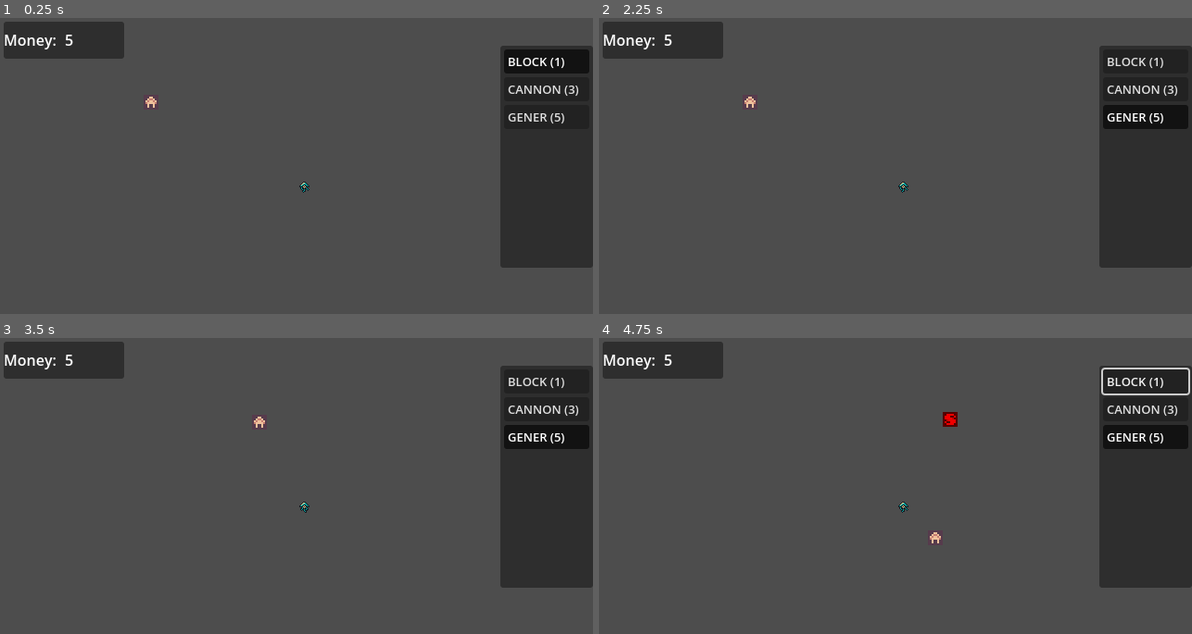
Above: before the commit, frames 1-4 (two rows, left to right).
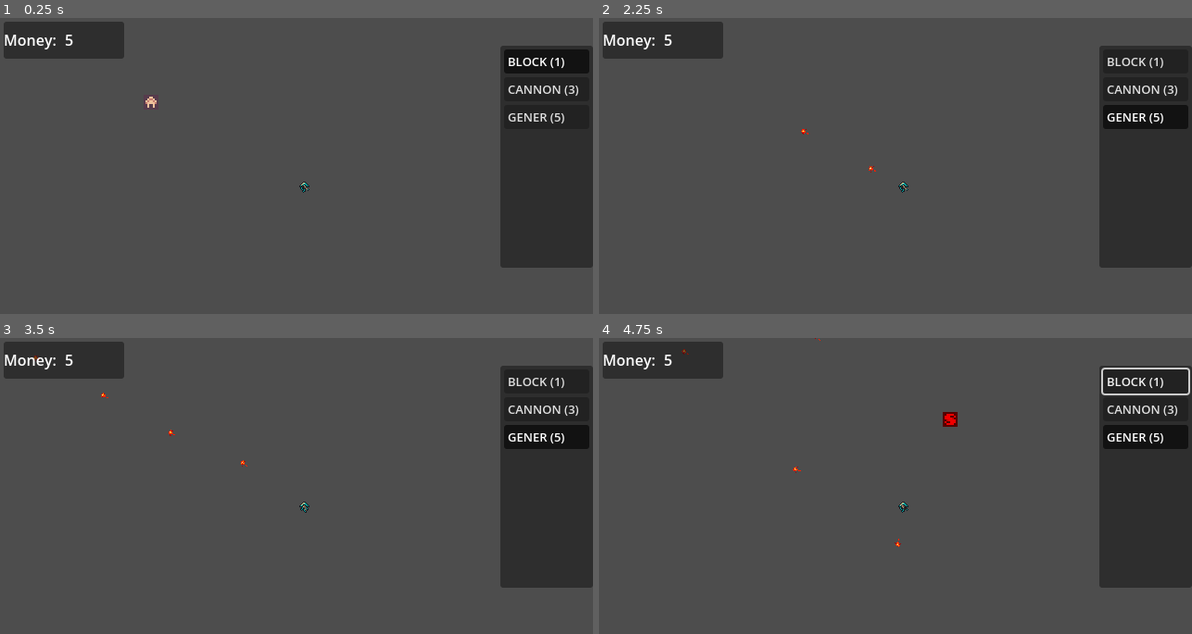
Above: after the commit, the same moments.

Repository: Befrimon/SpaceJourney
Game: Godot game, scene res://scenes/main.tscn
Two runs of this game, one before a commit and one after it. Both use one fixed random seed, a clock stepped at 60 frames per second and the inputs below.
Inputs (mouse positions are in pixels of both pictures, inside the frame that each line leads up to):
- Up to frame 1 (0.25 s): no input
- Up to frame 2 (2.25 s): click "BLOCK (1)" at 0.5 s; click "CANNON (3)" at 1.25 s; click "GENER (5)" at 2 s
- Up to frame 3 (3.5 s): move the mouse to (148, 420) at 2.77 s; hold D (right) from 2.78 s (still down); click (148, 420) at 2.85 s
- Up to frame 4 (4.75 s): move the mouse to (776, 500) at 3.52 s; release D (right) at 3.53 s; hold S (down) 3.53-4.28 s; right-click (776, 500) at 3.6 s; move the mouse to (954, 420) at 4.27 s; hold D (right) from 4.28 s (still down); tap Tab (switch_build) at 4.35 s

The runs differ from the first frame. In frame 1, less than 0.1% of the frame differs, in the area x 50-53%, y 56-59%; in frame 2, less than 0.1%; in frame 3, less than 0.1%, in the area x 5-52%, y 5-59%; in frame 4, less than 0.1%.

Commit message:
Add move for enemies and rotation for enemy's cannons

Diff:
--- a/resources/tile/block.tres
+++ b/resources/tile/block.tres
@@ -5,7 +5,7 @@
 
 [sub_resource type="AtlasTexture" id="AtlasTexture_id3vc"]
 atlas = ExtResource("2_abvub")
-region = Rect2(32, 16, 8, 8)
+region = Rect2(8, 8, 8, 8)
 
 [resource]
 script = ExtResource("1_qxnln")
--- a/scenes/enemy.tscn
+++ b/scenes/enemy.tscn
@@ -2,6 +2,7 @@
 
 [ext_resource type="Texture2D" uid="uid://ctebowhhru6yr" path="res://assets/s4m_ur4i_huge-assetpack(3)/s4m_ur4i_huge-assetpack-animals.png" id="1_7p1mj"]
 [ext_resource type="Script" uid="uid://dupy7nowutlkq" path="res://scripts/enemy.gd" id="1_md0e3"]
+[ext_resource type="PackedScene" uid="uid://b67pb5cwowwcb" path="res://scenes/cannon.tscn" id="3_4ra3w"]
 
 [sub_resource type="CircleShape2D" id="CircleShape2D_7p1mj"]
 radius = 6.0
@@ -42,6 +43,9 @@
 "speed": 8.0
 }]
 
+[sub_resource type="CircleShape2D" id="CircleShape2D_4ra3w"]
+radius = 160.0
+
 [node name="Enemy" type="CharacterBody2D" unique_id=753393108]
 collision_layer = 2
 collision_mask = 2
@@ -55,4 +59,14 @@
 autoplay = "default"
 frame_progress = 0.4581044
 
+[node name="Cannon" parent="." unique_id=881392516 instance=ExtResource("3_4ra3w")]
+
+[node name="Area2D" type="Area2D" parent="." unique_id=1569746492]
+
+[node name="CollisionShape2D" type="CollisionShape2D" parent="Area2D" unique_id=34079445]
+shape = SubResource("CircleShape2D_4ra3w")
+debug_color = Color(0.9990899, 0, 0.13691387, 0.41960785)
+
 [connection signal="hit" from="." to="." method="_on_hit"]
+[connection signal="body_entered" from="Area2D" to="." method="_on_area_2d_body_entered"]
+[connection signal="body_exited" from="Area2D" to="." method="_on_area_2d_body_exited"]
--- a/scenes/ship.tscn
+++ b/scenes/ship.tscn
@@ -8,9 +8,12 @@
 [sub_resource type="ButtonGroup" id="ButtonGroup_tfsc7"]
 allow_unpress = true
 
-[node name="Ship" type="CharacterBody2D" unique_id=65887]
+[node name="Ship" type="CharacterBody2D" unique_id=65887 node_paths=PackedStringArray("preview_container")]
 scale = Vector2(2, 2)
 script = ExtResource("1_2gnfn")
+preview_container = NodePath("PreviewContainer")
+
+[node name="PreviewContainer" type="Node2D" parent="." unique_id=1133813455]
 
 [node name="Root" parent="." unique_id=1511329894 instance=ExtResource("2_4tobq")]
 is_root = true
--- a/scripts/cannon.gd
+++ b/scripts/cannon.gd
@@ -5,12 +5,21 @@
 @export var timer: Timer = null
 
 var bullet: PackedScene = preload("uid://6iumdjknhmpy")
+var enabled: bool = true
 
 func _ready() -> void:
 	timer.wait_time = data.delay
 
-func _process(delta: float) -> void:
-	look_at(get_global_mouse_position())
+func _process(_delta: float) -> void:
+	if is_player:
+		look_at(get_global_mouse_position())
+	else:
+		look_at(Global.player_position)
+
+func pause_shoot() -> void:
+	enabled = false
+func resume_shoot() -> void:
+	enabled = true
 
 func _shoot() -> void:
 	var instance: Bullet = bullet.instantiate()
@@ -24,4 +33,5 @@
 	else:
 		instance.parent = Bullet.Owners.ENEMY
 
-	add_child(instance)
+	if enabled:
+		add_child(instance)
--- a/scripts/enemy.gd
+++ b/scripts/enemy.gd
@@ -3,9 +3,28 @@
 
 signal hit
 
+@export var speed = 1e3
+
 var health: int = 3
+var player: Tile
+
+func _physics_process(delta: float) -> void:
+	if player:
+		velocity = Vector2(0, 1).direction_to(Global.player_position - global_position) * speed * delta
+	else:
+		velocity = Vector2.ZERO
+
+	move_and_slide()
 
 func _on_hit() -> void:
 	health -= 1
 	if health <= 0:
 		queue_free()
+
+func _on_area_2d_body_entered(body: Node2D) -> void:
+	if body is Tile and !player:
+		player = body
+
+func _on_area_2d_body_exited(body: Node2D) -> void:
+	if body == player:
+		player = null
--- a/scripts/global/global.gd
+++ b/scripts/global/global.gd
@@ -1,3 +1,4 @@
 extends Node
 
 var money: int = 5
+var player_position: Vector2 = Vector2.ZERO
--- a/scripts/ship.gd
+++ b/scripts/ship.gd
@@ -4,6 +4,7 @@
 signal shop_select(new_data: MyTileData)
 
 @export var speed: float = 1e4
+@export var preview_container: Node2D = null
 
 var current: MyTileData = Constants.TILE_DATA.block
 var preview: Tile = null
@@ -34,6 +35,7 @@
 	velocity = Vector2(x_dir, y_dir) * speed * delta
 
 	move_and_slide()
+	Global.player_position = global_position
 
 
 func _on_shop_select(new_data: MyTileData) -> void:
@@ -46,4 +48,4 @@
 func _recreate_preview() -> void:
 	preview = preload("uid://y4jq8vyyx4h2").instantiate()
 	preview.data = current
-	add_child(preview)
+	preview_container.add_child(preview)
